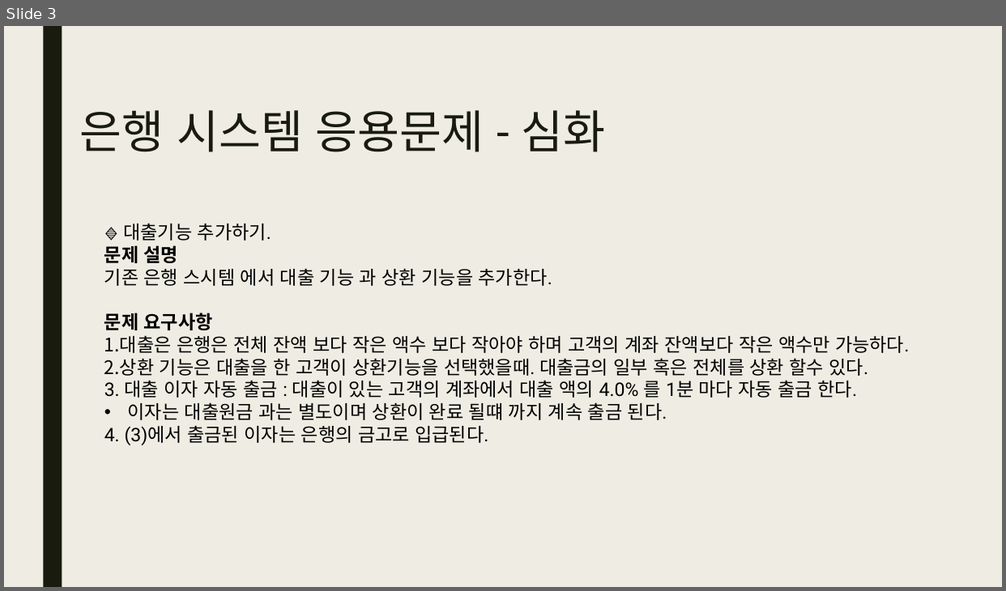
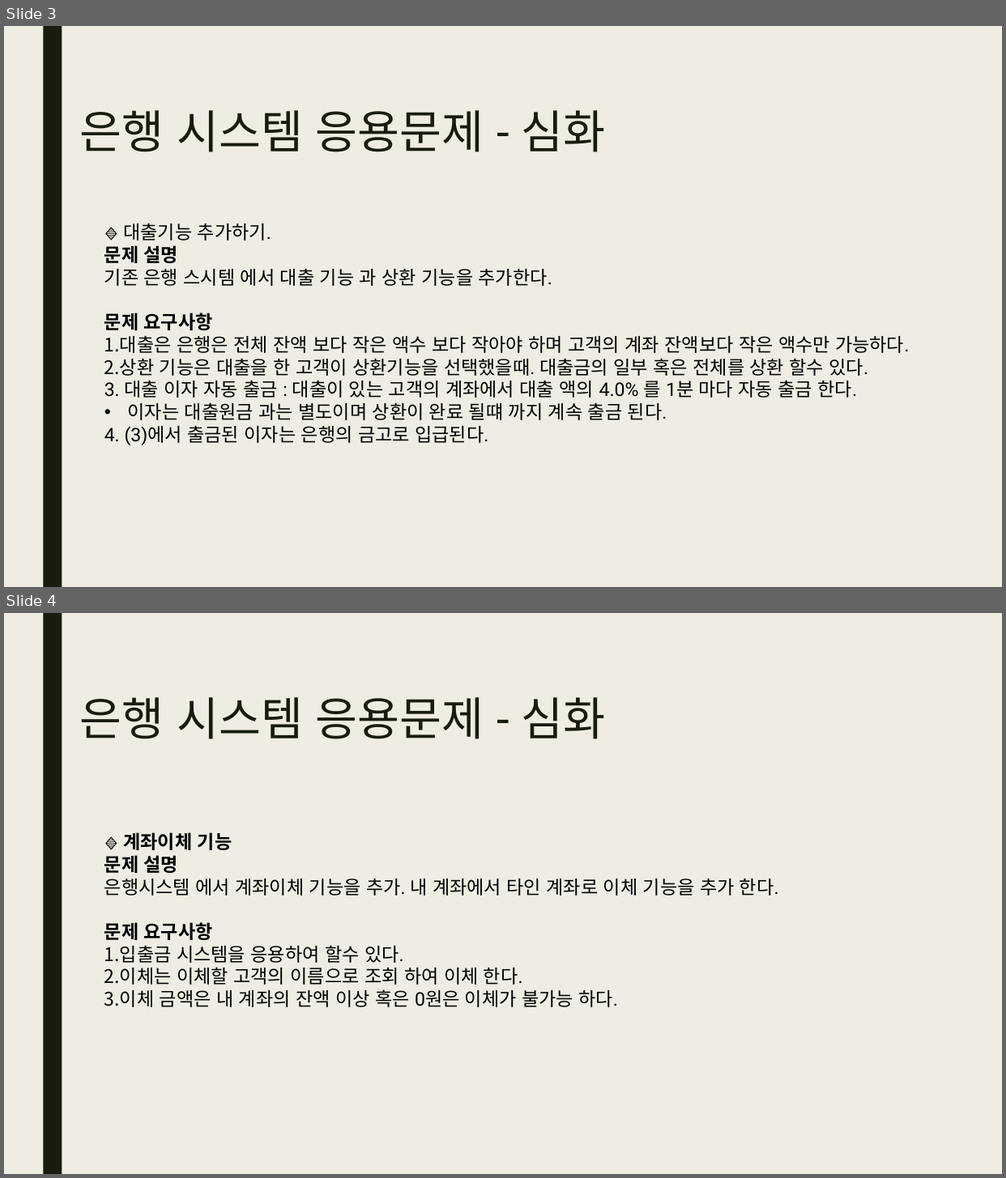
Before and after one commit to gomtings/JeoninHighSchool, a slide deck: 수업교제/2025/1학기/파이썬 기초07.pptx. Shown one above the other, each under a label of ours: slide 3 before the commit, slides 3 and 4 after it. The pictures are 1006x591 and 1006x1178 pixels, drawn with LibreOffice and Linux fonts; fonts in the diff are those of the drawing. Boxes give left, top, right and bottom in pixels: in the first picture for what was removed or moved away, otherwise in the second. Text is boxed around its words. In the diff, an @@ line names an element or a change of style, - is before the commit and + after.

Commit message:
계좌이체 기능 추가.

```diff
--- a/수업교제/2025/1학기/파이썬 기초07.pptx
+++ b/수업교제/2025/1학기/파이썬 기초07.pptx
@@ slide 4 added at <box>4,613,1002,1174</box>, background #EFEDE3; not listed: 1 template element that a slide beside it also shows @@
@@ text added at <box>79,697,606,739</box>, 44 pt, text #191B0E @@
+은행 시스템 응용문제 - 심화
@@ text added at <box>104,833,779,1007</box>, 18 pt, text #000000 @@
+🔹 계좌이체 기능
+문제 설명
+은행시스템 에서 계좌이체 기능을 추가. 내 계좌에서 타인 계좌로 이체 기능을 추가 한다.
+문제 요구사항
+1. 입출금 시스템을 응용하여 할수 있다.
+2. 이체는 이체할 고객의 이름으로 조회 하여 이체 한다.
+3. 이체 금액은 내 계좌의 잔액 이상 혹은 0원은 이체가 불가능 하다.
```
Also in this commit, not shown: 2 other files.
